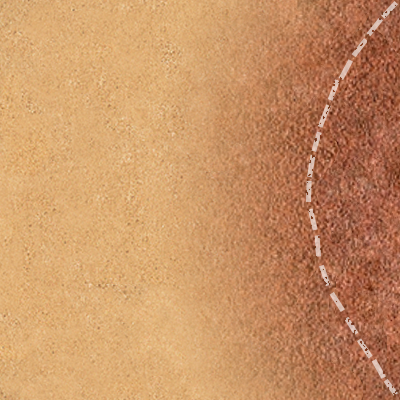
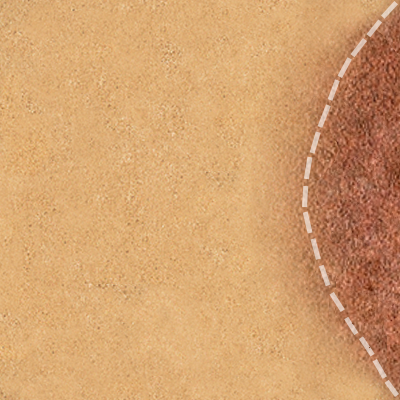
Before/after of a 400×400 layered artwork. What changed in the layer stack:
painted on "Линия 17" over [left=302, top=1, right=399, bottom=397]
removed layer "Слой 2" over [left=158, top=0, right=400, bottom=400]
added layer "Слой 3" above "Слой 1" over [left=236, top=0, right=400, bottom=400]
added layer "Фон" over [left=158, top=0, right=400, bottom=400]
